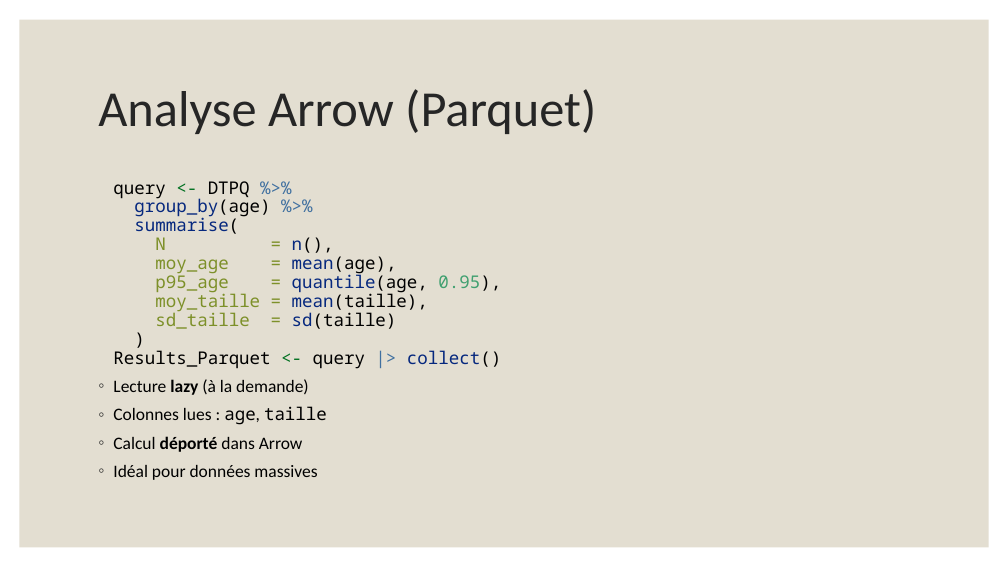
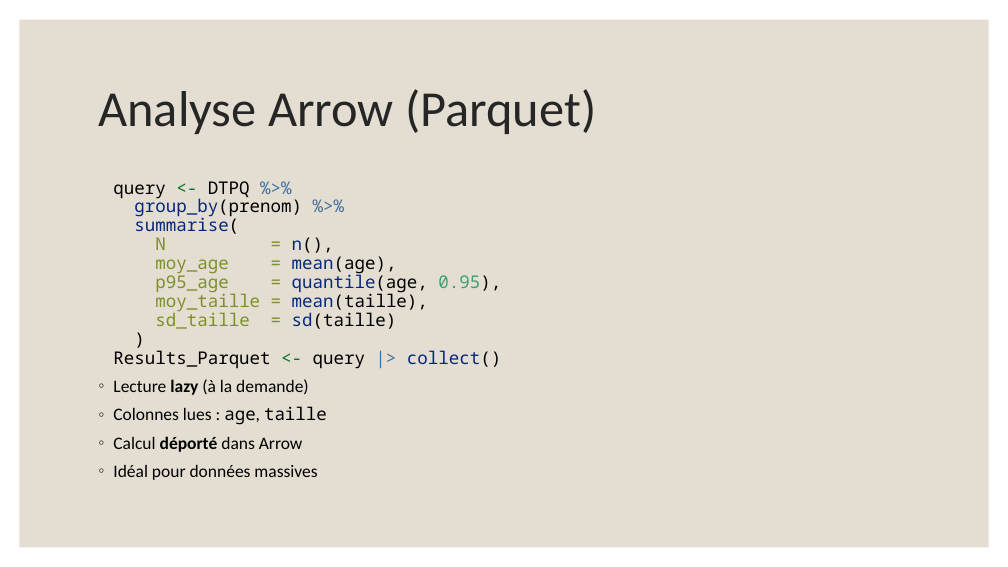
Before and after one commit to ISPF/100millions, a slide deck: slide 8 of presentation.pptx. Drawn at 1008x567 pixels with LibreOffice and Linux fonts; fonts in the diff are those of the drawing. Boxes give left, top, right and bottom in pixels: in the first picture for what was removed or moved away, otherwise in the second. Text is boxed around its words. In the diff, an @@ line names an element or a change of style, - is before the commit and + after.

Commit message:
Parquet vs Data.table

```diff
--- a/presentation.pptx
+++ b/presentation.pptx
@@ text at <box>113,181,501,369</box>: text changed @@
-query <- DTPQ %>%
-group_by(age) %>%
-summarise(
-N = n(),
-moy_age = mean(age),
-p95_age = quantile(age, 0.95),
-moy_taille = mean(taille),
-sd_taille = sd(taille)
-)
-Results_Parquet <- query |> collect()
+query <- DTPQ %>%
+group_by(prenom) %>%
+summarise(
+N = n(),
+moy_age = mean(age),
+p95_age = quantile(age, 0.95),
+moy_taille = mean(taille),
+sd_taille = sd(taille)
+)
+Results_Parquet <- query |> collect()
```
Also in this commit, not shown: 1 other slide changed, 4 other files.
